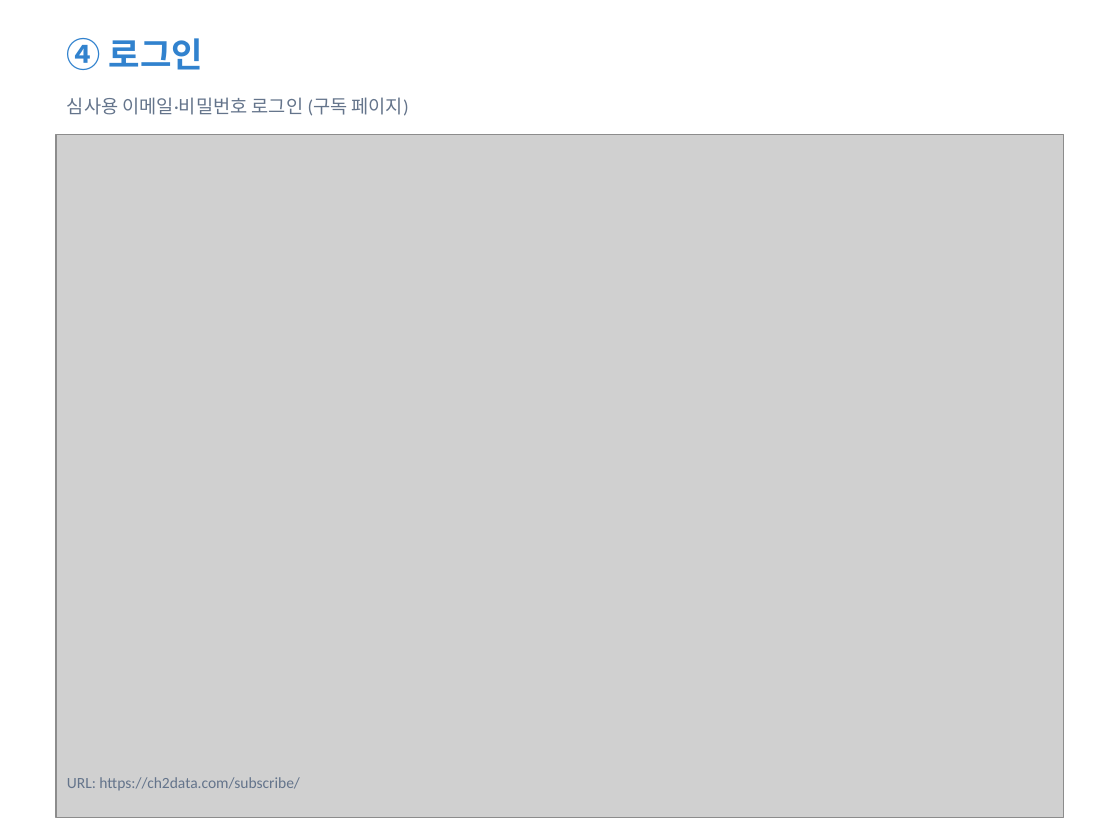
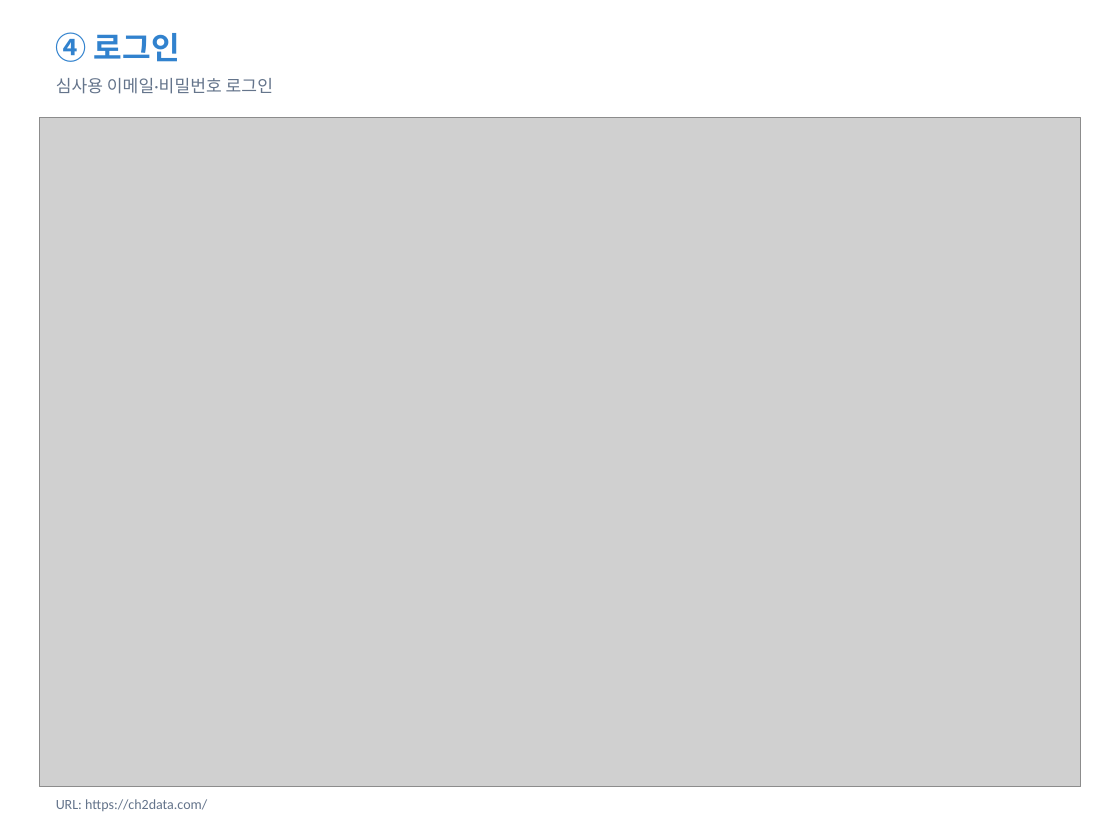
Before and after one commit to takyoungj-sketch/ch2_Macro, a slide deck: slide 5 of deploy/hub/toss-review/CH2DATA_결제경로.pptx. Drawn at 1120x840 pixels with LibreOffice and Linux fonts; fonts in the diff are those of the drawing; grey boxes stand for pictures. Boxes give left, top, right and bottom in pixels: in the first picture for what was removed or moved away, otherwise in the second. Text is boxed around its words. In the diff, an @@ line names an element or a change of style, - is before the commit and + after.

```diff
--- a/deploy/hub/toss-review/CH2DATA_결제경로.pptx
+++ b/deploy/hub/toss-review/CH2DATA_결제경로.pptx
@@ text "④ 로그인": place and size @@
-text "④ 로그인" at [67, 38, 203, 70]
+text "④ 로그인" at [56, 32, 180, 62]
@@ text "④ 로그인" at [56, 32, 180, 62]: size 22 to 20 pt @@
@@ text at [56, 78, 273, 94]: text changed; size 12 to 11 pt @@
-심사용 이메일·비밀번호 로그인 (구독 페이지)
+심사용 이메일·비밀번호 로그인
@@ picture: place and size @@
-picture at [56, 134, 1064, 818]
+picture at [39, 118, 1081, 787]
@@ text at [56, 799, 207, 811]: text changed; size 10 to 9 pt @@
-URL: https://ch2data.com/subscribe/
+URL: https://ch2data.com/
```
Also in this commit, not shown: 3 other slides changed, 5 slides added, 4 slides removed, 5 other files.
